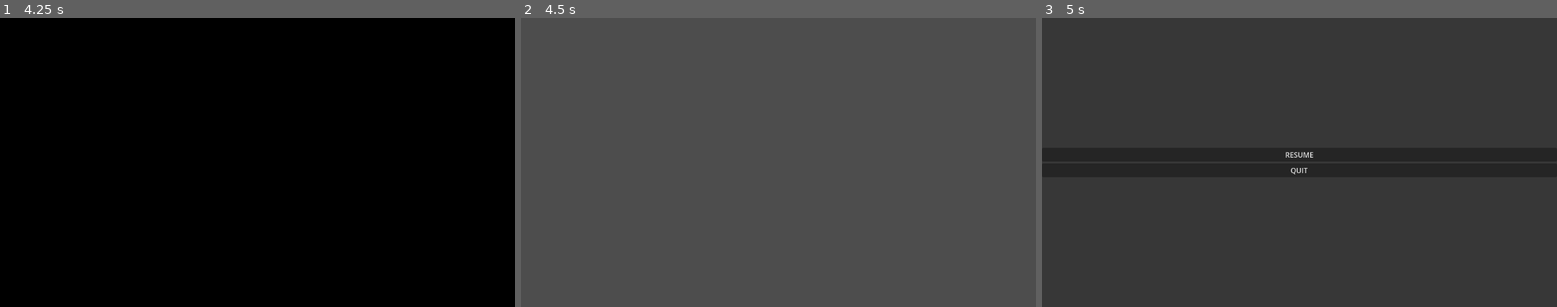
Above: before the commit, frames 1-3 (left to right).
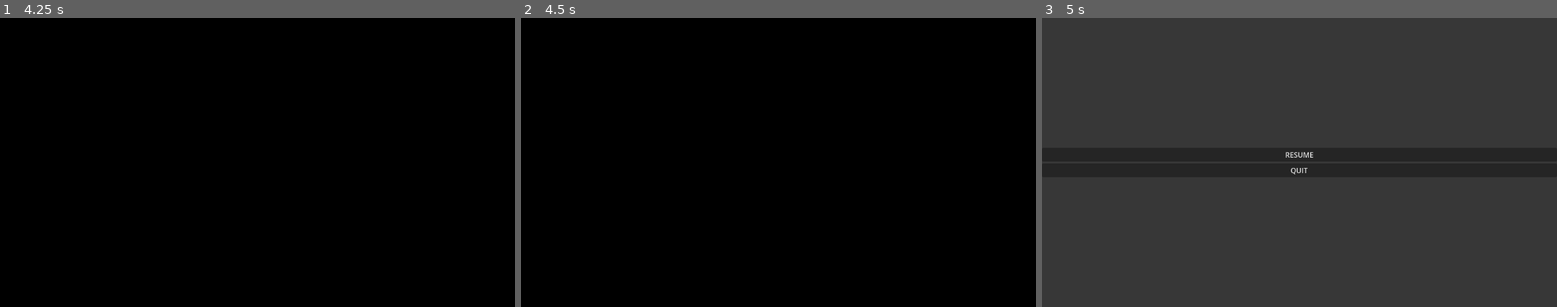
Above: after the commit, the same moments.

Repository: ThiagoAndradeFerraz/Prototype2024
Game: Godot game, scene res://UI/Inventory/inventory_ui.tscn
Same seed, same stepped clock (60 frames per second), same inputs: the game is played once before the commit and once after it. The project has no main scene, so this scene is started directly.
Inputs:
- Up to frame 1 (4.25 s): tap Enter (select) at 0.5, 1.35, 2, 2.85, 3.5 s; hold D (move_right) 0.53-1.28 s; hold Enter (select) 0.53-1.28 s; tap E (action) at 0.6, 1.55, 2.1, 3.05, 3.6 s; tap Space at 1.25, 2.75 s; hold S (move_down) 1.28-2.03 s; hold D (move_right) 2.03-2.78 s; hold Enter (select) 2.03-2.78 s; hold W (move_up) 2.78-3.53 s; hold A (move_left) from 3.53 s (still down); hold Enter (select) from 3.53 s (still down); tap T (open_inventory) at 4.15 s
- Up to frame 2 (4.5 s): keep holding A (move_left); release Enter (select) at 4.28 s; tap Enter (select) at 4.35 s
- Up to frame 3 (5 s): keep holding A (move_left); tap E (action) at 4.55 s; tap Escape (pause) at 4.9 s

Frame 1 is identical in both runs. In frame 2, 100% of the frame differs, in the area x 0-100%, y 0-100%; in frame 3, nothing differs.

Commit message:
trabalhando no inventario

Diff:
--- a/UI/Inventory/scripts/inventory_ui.gd
+++ b/UI/Inventory/scripts/inventory_ui.gd
@@ -29,9 +29,7 @@
 			close_inventory()
 
 		elif(event.is_action_pressed("select")):
-
-			if(visible): # command valid only if inventory is opened
-				select_item()
+			select_item()
 
 		elif(event.is_action_pressed("move_right")):
 
@@ -51,12 +49,17 @@
 
 func select_item():
 
+	if(not visible or InventoryManager.inventory.size() <= 0):
+		return
+
 	if(InventoryManager.expected_item != null):
 
 		print(InventoryManager.expected_item.name)
 
 		# TODO: compare item. Maybe pass the selected item as argument?
-		EventManager.notify_interacted_using_inv_item()
+
+		if(InventoryManager.compare_selected_with_expected(center_item_index)):
+			EventManager.notify_interacted_using_inv_item() # Notify the interacted item
 
 		close_inventory()
 
--- a/managers/inventory_manager.gd
+++ b/managers/inventory_manager.gd
@@ -4,10 +4,18 @@
 
 var inventory : Array[InventoryItem]
 
-var expected_item : InventoryItem # excpected item to compare with the selected one, like a specific key
+var expected_item : InventoryItem # expected item to compare with the selected one, like a specific key
 
 func add_item(item : InventoryItem) -> void:
+	print(item.get_path())
 	inventory.append(item)
 
 func set_expected_item(item_to_expect : InventoryItem):
 	expected_item = item_to_expect
+
+func compare_selected_with_expected(index : int) -> bool:
+
+	if(inventory[index].get_path() == expected_item.get_path()):
+		return true
+	else:
+		return false
